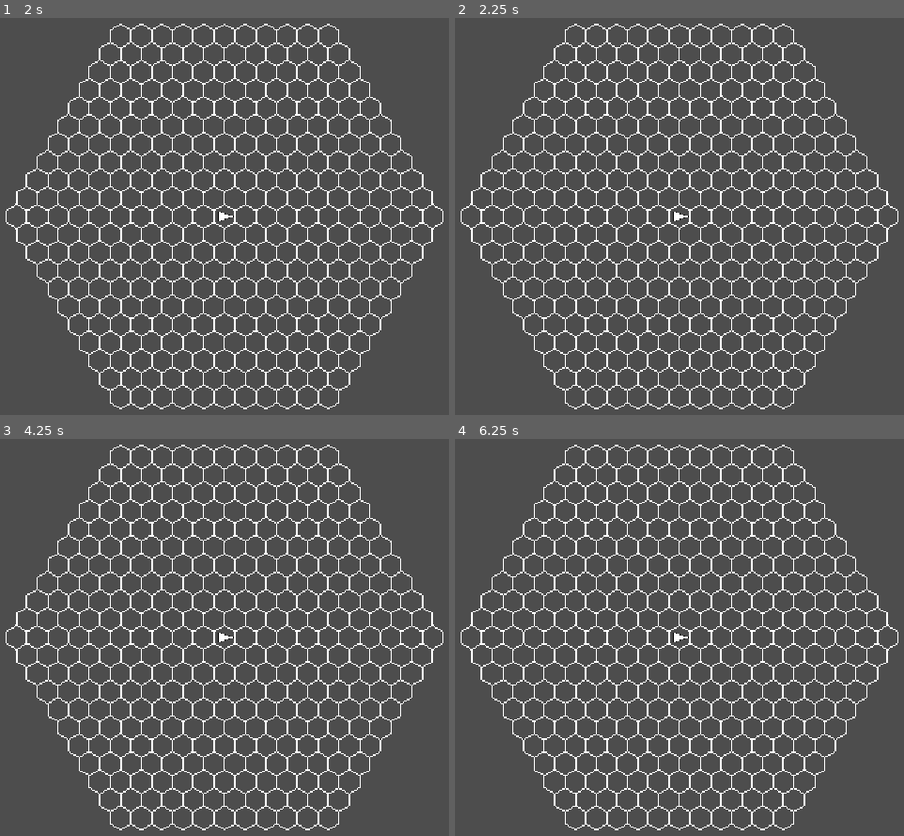
Above: before the commit, frames 1-4 (two rows, left to right).
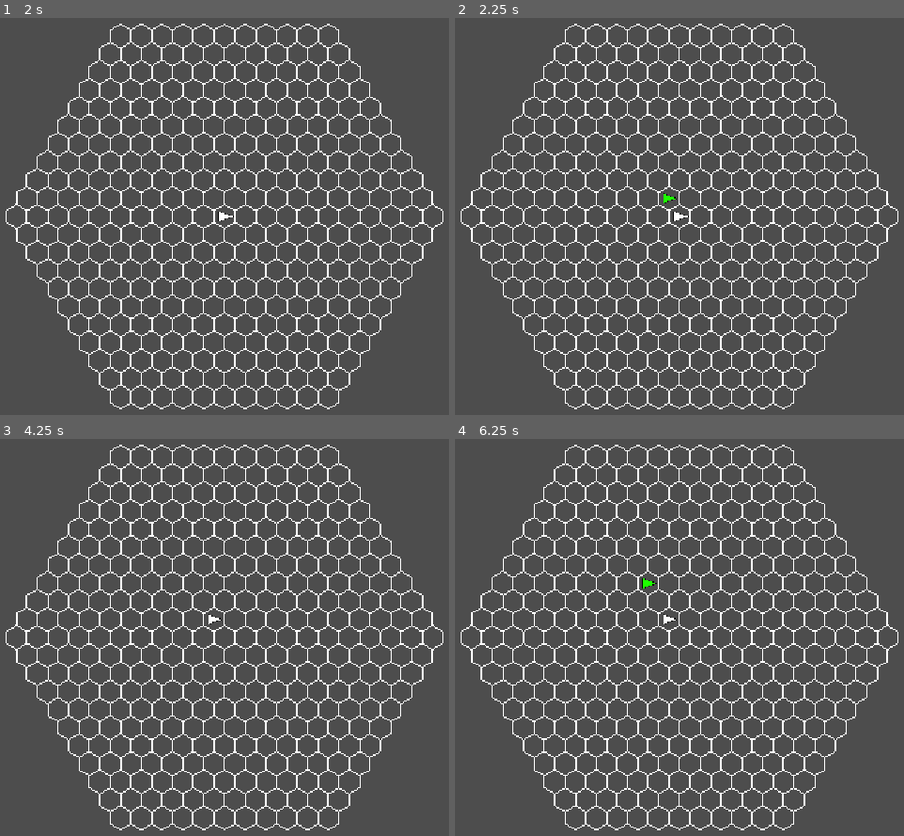
Above: after the commit, the same moments.

Repository: Idandot/Space-Arena
Game: Godot game, scene res://Base Class/Arena.tscn
Two runs of this game, one before a commit and one after it. Both use one fixed random seed, a clock stepped at 60 frames per second and the inputs below.
Inputs:
- Up to frame 1 (2 s): tap Enter at 0.5 s; tap Space at 1.25 s
- Up to frame 2 (2.25 s): tap Enter at 2 s
- Up to frame 3 (4.25 s): tap Space at 2.75 s; tap Enter at 3.5 s
- Up to frame 4 (6.25 s): tap Space at 5 s

Frame 1 is identical in both runs. In frame 2, less than 0.1% of the frame differs, in the area x 46-50%, y 44-47%; in frame 3, less than 0.1%; in frame 4, 0.1%, in the area x 41-53%, y 35-52%.

Commit message:
BC 0.1.3.3 HexRigidbody

Diff:
--- a/Base Class/Actor.gd
+++ b/Base Class/Actor.gd
@@ -17,6 +17,7 @@
 
 func take_turn():
 	emit_signal("turn_started", self)
+	await get_tree().create_timer(2).timeout
 	end_turn()
 
 func start_movement_phase():
--- a/Base Class/HexRigidbody.gd
+++ b/Base Class/HexRigidbody.gd
@@ -2,23 +2,76 @@
 class_name HexRigidbody
 
 var _facing = HexOrientation.new()
+#текущее положение обьекта на игровой сетке
 var _axial_position = Vector2i.ZERO
+#Текущая скорость тела, применяется в конце хода
 var _velocity = Vector2i.ZERO
-var _velocities: Array[Vector2i] = []
-var _acceleration = Vector2i.ZERO
-var _accelerations: Array[Vector2i] = []
+#Скорость с прошлого хода
+var _previous_velocity = Vector2i.ZERO
+#Одноразовые изменения скорости
+var _impulse_dict: Dictionary[String, Vector2i] = {}
+#Постоянные силы действующие на тело
+var _force_dict: Dictionary[String, Vector2i] = {}
 
 @onready var parent: Node2D = self.get_parent()
 @onready var event_bus: Node
-#You stopped here
 
 signal facing_changed(_facing: HexOrientation)
+
+func _ready() -> void:
+	if parent.has_signal("turn_ended"):
+		parent.connect("turn_ended", _on_turn_end)
+	if parent.has_signal("setup_started"):
+		parent.connect("setup_started", _on_setup)
 
 func set_position(axial: Vector2i):
 	_axial_position = axial
 	_axial_position = AxialUtilities.axial_clamp(_axial_position, HexGridClass.get_grid_radius())
-	self.position = AxialUtilities.axial_to_world(_axial_position)
+	parent.position = AxialUtilities.axial_to_world(_axial_position)
 
 func set_facing(value):
 	_facing.set_direction(value)
 	facing_changed.emit(_facing)
+
+func calculate_velocity() -> Vector2i:
+	var new_velocity = _previous_velocity
+	for impulse in _impulse_dict.values():
+		new_velocity += impulse
+	for force in _force_dict.values():
+		new_velocity += force
+	return new_velocity
+
+func get_velocity_data() -> Dictionary:
+	return {
+		"previous_velocity": _previous_velocity,
+		"impule_dict": _impulse_dict,
+		"force_dict": _force_dict,
+		"result": calculate_velocity()
+	}
+
+func _commit_velocity():
+	_previous_velocity = _velocity
+	_velocity = calculate_velocity()
+	_impulse_dict.clear()
+
+func _register_impact(dict: Dictionary[String, Vector2i], force_name: String):
+	if !dict.has(force_name):
+		dict.force_name = Vector2i.ZERO
+
+func _apply_velocity():
+	set_position(_axial_position + _velocity)
+
+func add_force(force_name: String, value: Vector2i):
+	_register_impact(_force_dict, force_name)
+	_force_dict.force_name += value
+
+func add_impulse(impulse_name: String, value: Vector2i):
+	_register_impact(_impulse_dict, impulse_name)
+	_impulse_dict.impulse_name += value
+
+func _on_turn_end(_actor: Actor):
+	_commit_velocity()
+	_apply_velocity()
+
+func _on_setup(_config: ActorConfig):
+	add_force("gravity", Vector2i(0, -1))
--- a/Modules/Controller.gd
+++ b/Modules/Controller.gd
@@ -1,6 +1,6 @@
 extends Module
 class_name Controller
 
-signal movement_plan_generated(plan: Array[Callable])
+#signal movement_plan_generated(plan: Array[Callable])
 
 #логика Контроллера
--- a/project.godot
+++ b/project.godot
@@ -12,7 +12,7 @@
 
 config/name="Space Arena"
 run/main_scene="res://Base Class/Arena.tscn"
-config/features=PackedStringArray("4.0", "GL Compatibility")
+config/features=PackedStringArray("4.5", "GL Compatibility")
 config/icon="res://icon.svg"
 
 [autoload]
@@ -27,37 +27,37 @@
 
 turn_right={
 "deadzone": 0.5,
-"events": [Object(InputEventKey,"resource_local_to_scene":fa …(174 unchanged characters)… ode":4194321,"key_label":0,"unicode":0,"echo":false,"script":null)
+"events": [Object(InputEventKey,"resource_local_to_scene":fa …(174 unchanged characters)… ode":4194321,"key_label":0,"unicode":0,"location":0,"echo":false,"script":null)
 ]
 }
 turn_left={
 "deadzone": 0.5,
-"events": [Object(InputEventKey,"resource_local_to_scene":fa …(174 unchanged characters)… ode":4194319,"key_label":0,"unicode":0,"echo":false,"script":null)
+"events": [Object(InputEventKey,"resource_local_to_scene":fa …(174 unchanged characters)… ode":4194319,"key_label":0,"unicode":0,"location":0,"echo":false,"script":null)
 ]
 }
 accelerate={
 "deadzone": 0.5,
-"events": [Object(InputEventKey,"resource_local_to_scene":fa …(174 unchanged characters)… ode":4194320,"key_label":0,"unicode":0,"echo":false,"script":null)
+"events": [Object(InputEventKey,"resource_local_to_scene":fa …(174 unchanged characters)… ode":4194320,"key_label":0,"unicode":0,"location":0,"echo":false,"script":null)
 ]
 }
 brake={
 "deadzone": 0.5,
-"events": [Object(InputEventKey,"resource_local_to_scene":fa …(174 unchanged characters)… ode":4194322,"key_label":0,"unicode":0,"echo":false,"script":null)
+"events": [Object(InputEventKey,"resource_local_to_scene":fa …(174 unchanged characters)… ode":4194322,"key_label":0,"unicode":0,"location":0,"echo":false,"script":null)
 ]
 }
 end_phase={
 "deadzone": 0.5,
-"events": [Object(InputEventKey,"resource_local_to_scene":fa …(174 unchanged characters)… ode":4194309,"key_label":0,"unicode":0,"echo":false,"script":null)
+"events": [Object(InputEventKey,"resource_local_to_scene":fa …(174 unchanged characters)… ode":4194309,"key_label":0,"unicode":0,"location":0,"echo":false,"script":null)
 ]
 }
 Reset={
 "deadzone": 0.5,
-"events": [Object(InputEventKey,"resource_local_to_scene":fa …(174 unchanged characters)… ode":4194308,"key_label":0,"unicode":0,"echo":false,"script":null)
+"events": [Object(InputEventKey,"resource_local_to_scene":fa …(174 unchanged characters)… ode":4194308,"key_label":0,"unicode":0,"location":0,"echo":false,"script":null)
 ]
 }
 fire={
 "deadzone": 0.5,
-"events": [Object(InputEventKey,"resource_local_to_scene":fa …(169 unchanged characters)… _keycode":32,"key_label":0,"unicode":0,"echo":false,"script":null)
+"events": [Object(InputEventKey,"resource_local_to_scene":fa …(169 unchanged characters)… _keycode":32,"key_label":0,"unicode":0,"location":0,"echo":false,"script":null)
 ]
 }
 
Not shown: 1 places in Base Class/Actor.tscn that only renumber resources
